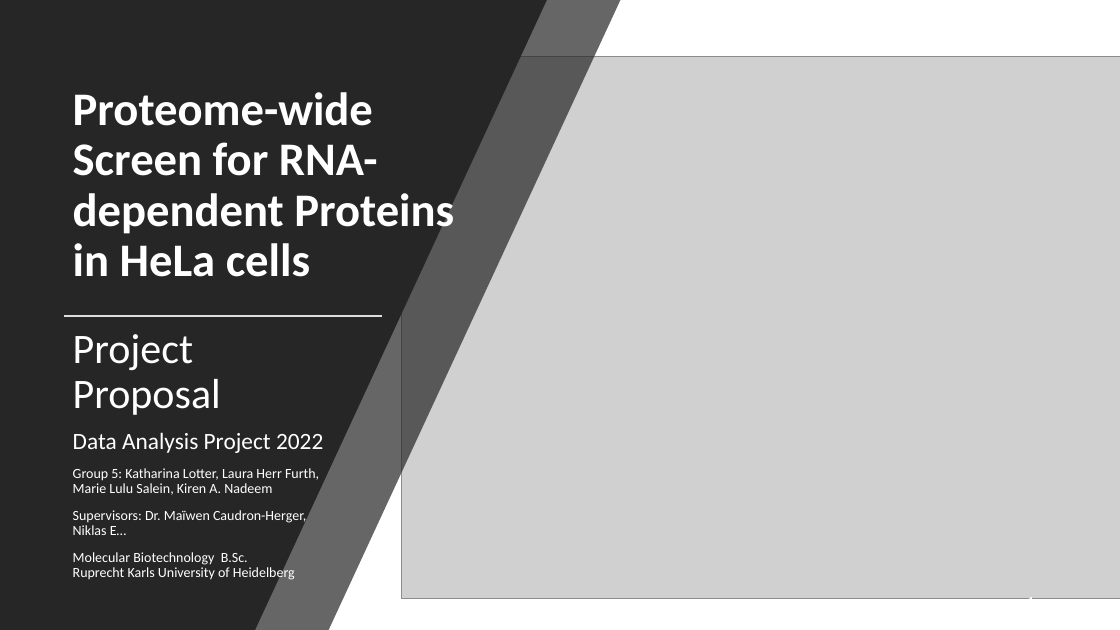
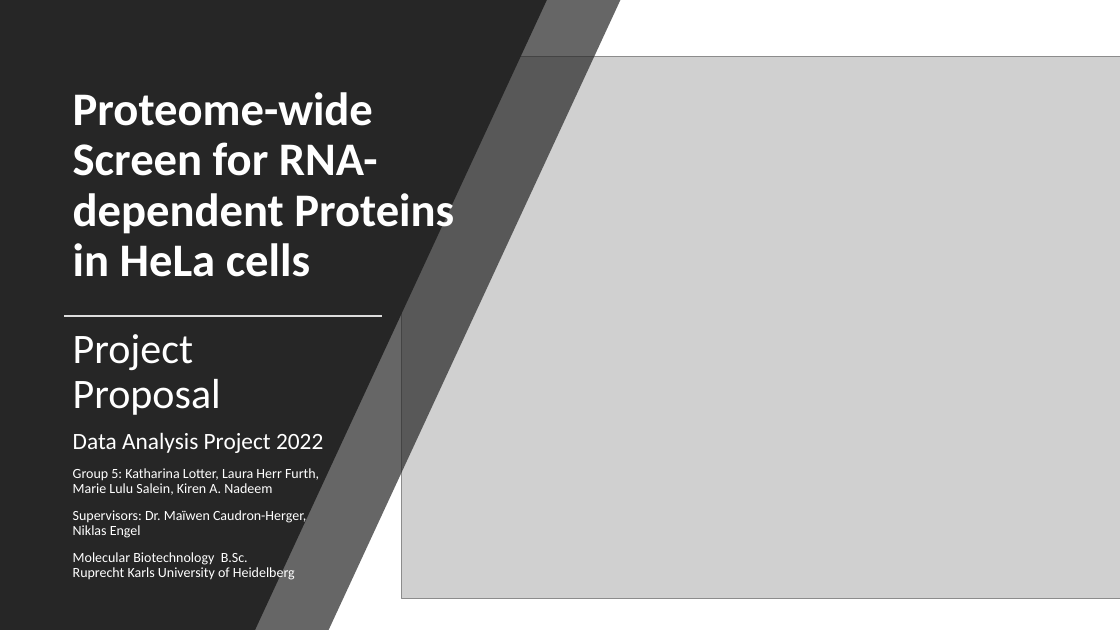
Before and after one commit to datascience-mobi-2022/2022-topic-03-team-05, a slide deck: slide 1 of Project Proposal_temporary draft.pptx. Drawn at 1120x630 pixels with LibreOffice and Linux fonts; fonts in the diff are those of the drawing; grey boxes stand for pictures. Boxes give left, top, right and bottom in pixels: in the first picture for what was removed or moved away, otherwise in the second. Text is boxed around its words. In the diff, an @@ line names an element or a change of style, - is before the commit and + after.

Commit message:
Project Proposal_temporary draft
niklas namen eingetragen und foliennummer von erster folie gelöscht

```diff
--- a/Project Proposal_temporary draft.pptx
+++ b/Project Proposal_temporary draft.pptx
@@ subtitle at (73, 510, 306, 538): text changed @@
-Supervisors: Dr. Maïwen Caudron-Herger, Niklas E…
+Supervisors: Dr. Maïwen Caudron-Herger, Niklas Engel
```
